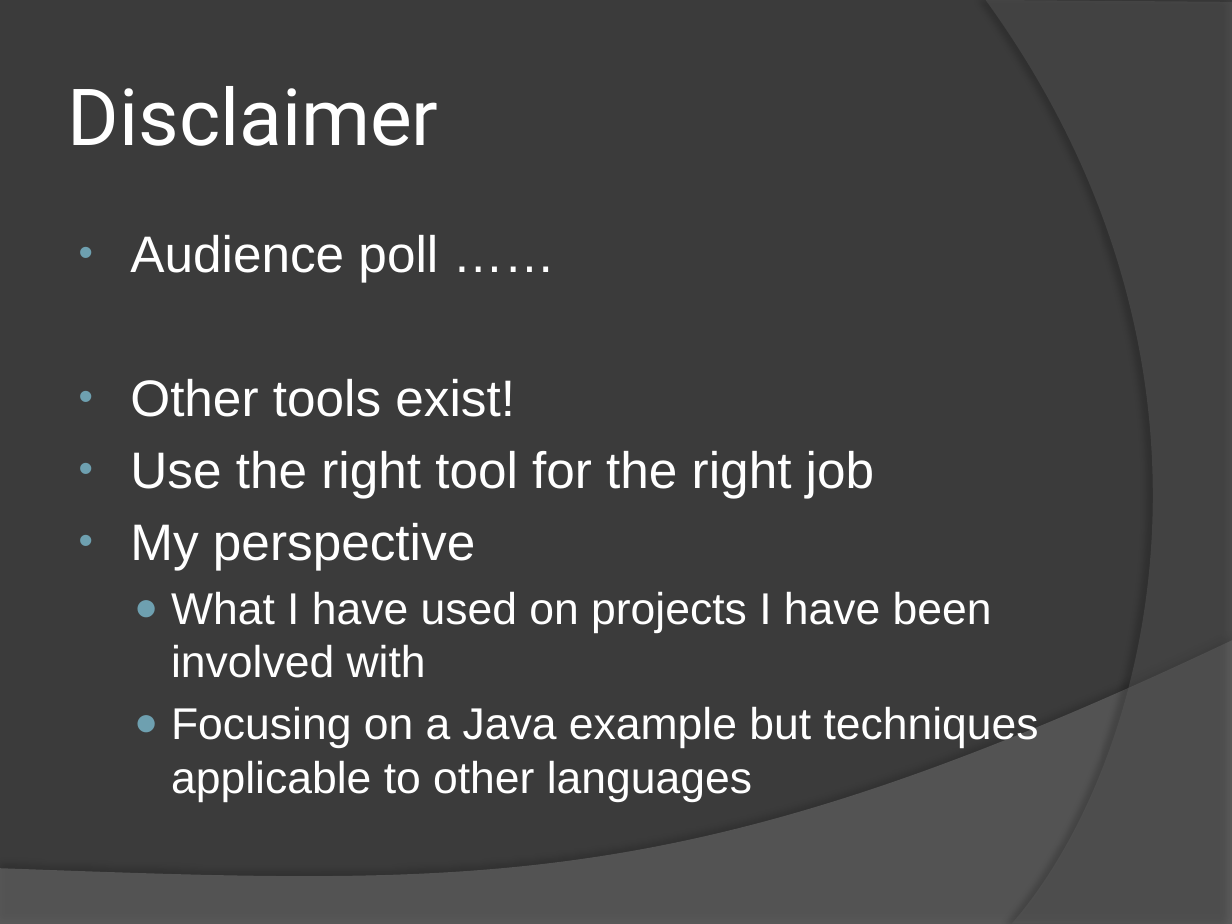
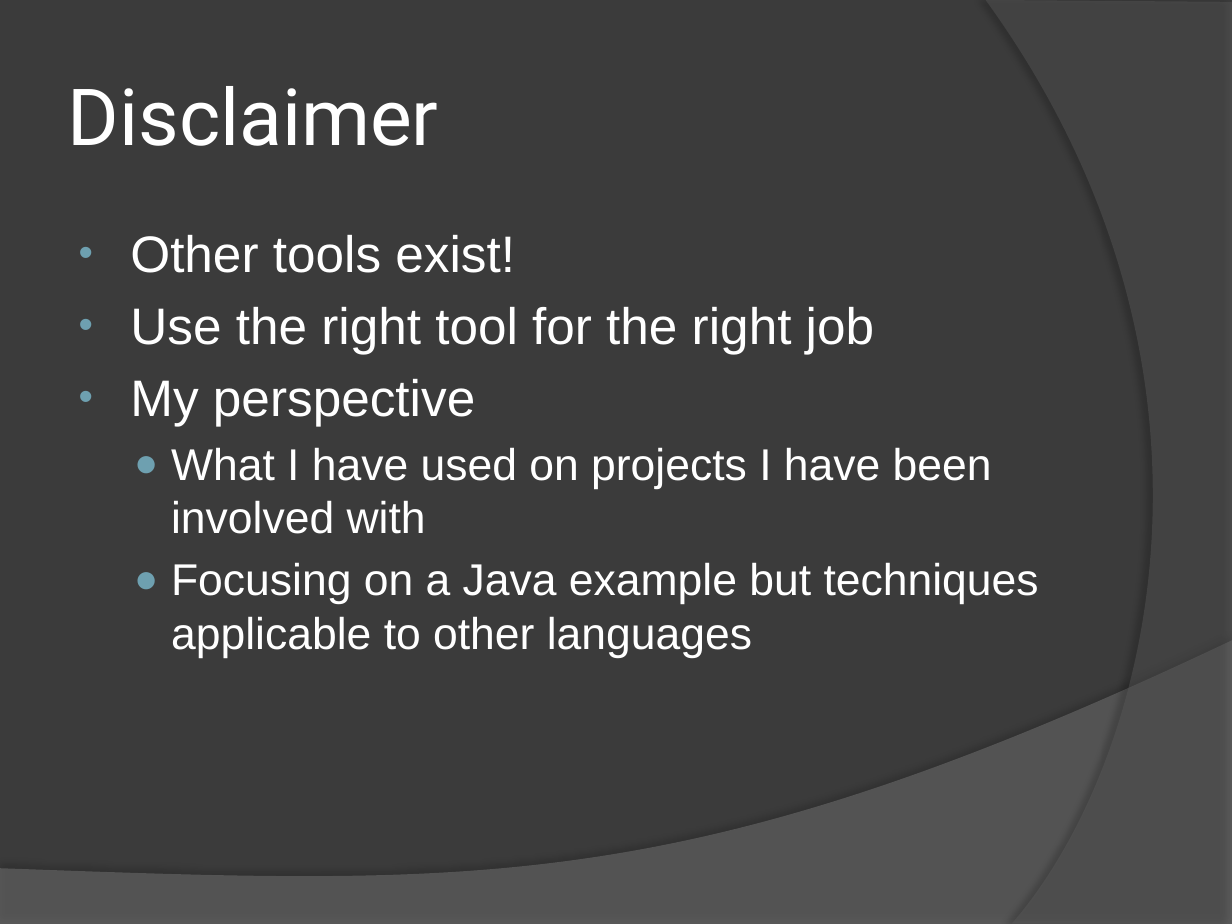
Before and after one commit to gwaller/DevToolsPresentation, a slide deck: slide 2 of presentation/DevTools_Presentation_270912.pptx. Drawn at 1232x924 pixels with LibreOffice and Linux fonts; fonts in the diff are those of the drawing. Boxes give left, top, right and bottom in pixels: in the first picture for what was removed or moved away, otherwise in the second. Text is boxed around its words. In the diff, an @@ line names an element or a change of style, - is before the commit and + after.

Commit message:
Some minor alterations - added a new slides, re-ordered some, minor text changes

```diff
--- a/presentation/DevTools_Presentation_270912.pptx
+++ b/presentation/DevTools_Presentation_270912.pptx
@@ text at (130, 235, 438, 283): paragraph removed @@
-• Audience poll ……
```
Also in this commit, not shown: 3 other slides changed, 2 slides added, 1 slide removed.
